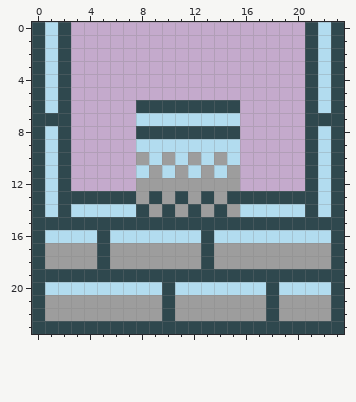
One commit to this pixel-art sprite: assets/tilesets/tileset-stacks.png. Above is the file before it was changed.
The file is 24x24 pixels.
After:
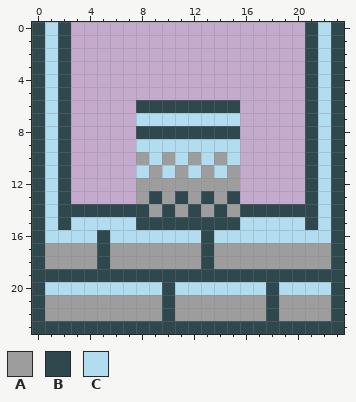
Palette (. is transparent): A #9d9d9d  B #2f484e  C #b2dcef
Commit message: fix: adjust pixels on tileset for tile edge
Edits made:
@@ x 0..23 @@
  6 BCB.....BBBBBBBB.....BCB
- 7 BBB.....CCCCCCCC.....BBB
+ 7 BCB.....CCCCCCCC.....BCB
  8 BCB.....BBBBBBBB.....BCB
@@ x 0..23 @@
 12 BCB.....AAAAAAAA.....BCB
-13 BCBBBBBBABABABABBBBBBBCB
-14 BCBCCCCCBABABABACCCCCBCB
-15 BBBBBBBBBBBBBBBBBBBBBBBB
+13 BCB.....ABABABAB.....BCB
+14 BCBBBBBBBABABABABBBBBBCB
+15 BCBCCCCCBBBBBBBBCCCCCBCB
 16 BCCCCBCCCCCCCBCCCCCCCCCB
Where, in picture pixels (left, top, right, bottom), the same in both pictures:
changed: (45, 113, 58, 126)
changed: (318, 113, 331, 126)
changed: (45, 191, 136, 230)
changed: (240, 191, 331, 230)
